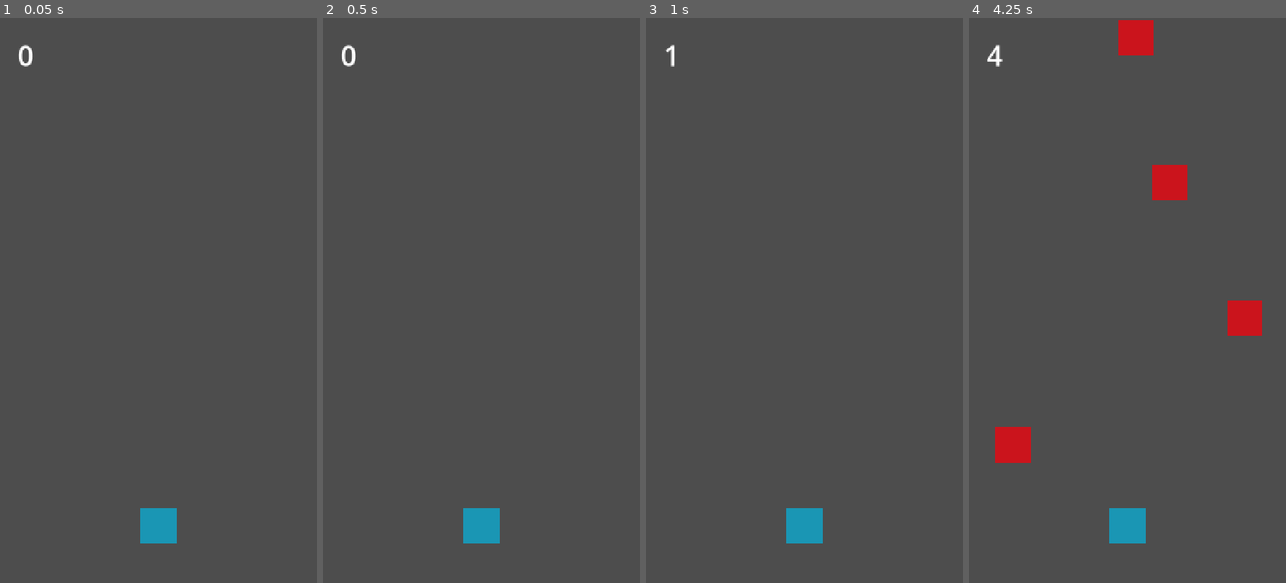
Above: before the commit, frames 1-4 (left to right).
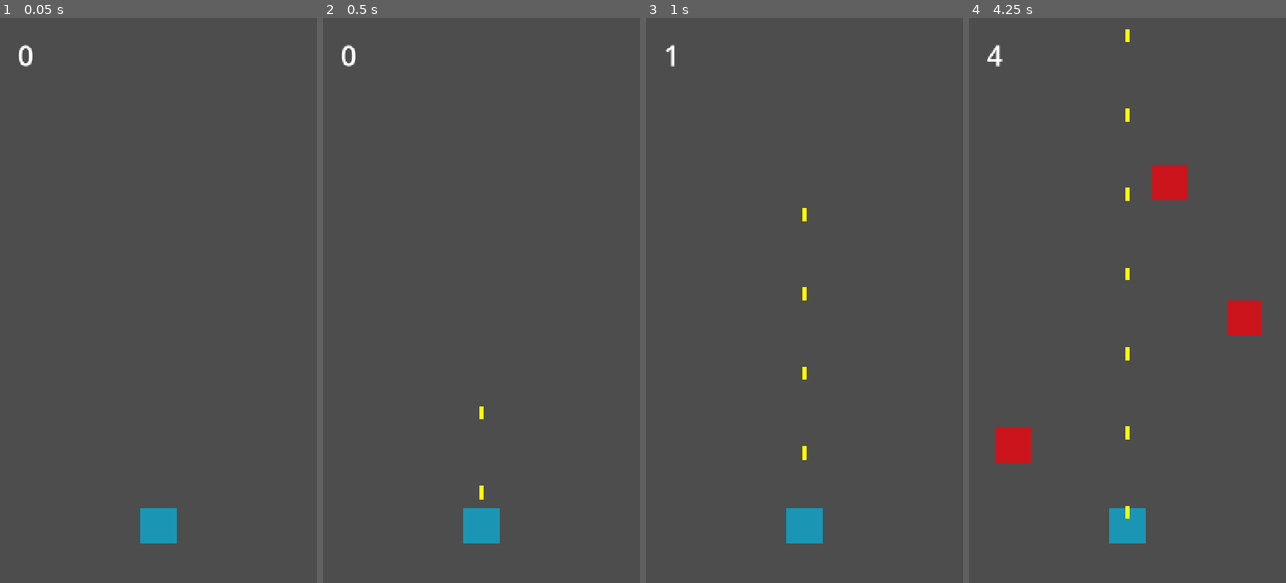
Above: after the commit, the same moments.

Repository: BeatriceBee12/Dodge-game
Game: Godot game, scene res://main.tscn
The game is run twice, just before and just after one commit, with the same random seed, the same clock (stepped at 60 frames per second) and the same inputs.
Inputs (mouse positions are in pixels of both pictures, inside the frame that each line leads up to):
- Up to frame 1 (0.05 s): no input
- Up to frame 2 (0.5 s): no input
- Up to frame 3 (1 s): tap Enter at 0.5 s; move the mouse to (874, 272) at 0.52 s
- Up to frame 4 (4.25 s): move the mouse to (1064, 328) at 1.27 s; move the mouse to (1159, 176) at 2.02 s; move the mouse to (1111, 413) at 2.77 s; move the mouse to (1222, 385) at 3.52 s

Frame 1 is identical in both runs. In frame 2, less than 0.1% of the frame differs, in the area x 49-51%, y 68-86%; in frame 3, 0.1%; in frame 4, 0.9%, in the area x 47-59%, y 0-89%.

Commit message:
Ship shoots and destroys asteroids

Diff:
--- a/block.gd
+++ b/block.gd
@@ -13,5 +13,9 @@
 
 
 func _on_area_entered(area: Area2D) -> void:
-	print("Game Over")# Replace with function body.
-	get_parent().game_over()
+	if area.name == "Player":
+		print("Game Over")
+		get_parent().game_over()
+	elif area.is_in_group("bullets"):
+		area.queue_free()
+		queue_free()
--- a/block.tscn
+++ b/block.tscn
@@ -5,7 +5,7 @@
 [sub_resource type="RectangleShape2D" id="RectangleShape2D_h2yge"]
 size = Vector2(80, 80)
 
-[node name="Player" type="Area2D" unique_id=345349848]
+[node name="Asteroid" type="Area2D" unique_id=345349848]
 script = ExtResource("1_im0tn")
 
 [node name="ColorRect" type="ColorRect" parent="." unique_id=1828042057]
--- /dev/null
+++ b/bullet.gd
@@ -0,0 +1,13 @@
+extends Area2D
+
+var speed = 900
+# Called when the node enters the scene tree for the first time.
+func _ready() -> void:
+		add_to_group("bullets")
+
+
+# Called every frame. 'delta' is the elapsed time since the previous frame.
+func _process(delta: float) -> void:
+	position.y = position.y - speed * delta
+	if position.y < -30:
+		queue_free()
--- /dev/null
+++ b/bullet.tscn
@@ -0,0 +1,19 @@
+[gd_scene format=3 uid="uid://dr1iy7cpyryeb"]
+
+[ext_resource type="Script" uid="uid://bc0gqgsp76rtk" path="res://bullet.gd" id="1_v7oki"]
+
+[sub_resource type="RectangleShape2D" id="RectangleShape2D_u4am4"]
+size = Vector2(10, 30)
+
+[node name="Bullet" type="Area2D" unique_id=135814991]
+script = ExtResource("1_v7oki")
+
+[node name="ColorRect" type="ColorRect" parent="." unique_id=1050050089]
+offset_left = -5.0
+offset_top = -15.0
+offset_right = 5.0
+offset_bottom = 15.0
+color = Color(1, 1, 0.023529412, 1)
+
+[node name="CollisionShape2D" type="CollisionShape2D" parent="." unique_id=893054662]
+shape = SubResource("RectangleShape2D_u4am4")
--- a/main.gd
+++ b/main.gd
@@ -1,6 +1,7 @@
 extends Node2D
 var score = 0.0
 const BLOCK = preload("res://block.tscn")
+const BULLET = preload("res://bullet.tscn")
 
 
 func _on_timer_timeout() -> void:
@@ -23,3 +24,9 @@
 func _on_button_pressed() -> void:
 	get_tree().paused = false
 	get_tree().reload_current_scene()
+
+
+func _on_shoot_timer_timeout() -> void:
+	var bullet = BULLET.instantiate()
+	bullet.position = $Player.position
+	add_child(bullet)
--- a/main.tscn
+++ b/main.tscn
@@ -23,6 +23,10 @@
 
 [node name="CollisionShape2D" type="CollisionShape2D" parent="Player" unique_id=1163831148]
 shape = SubResource("RectangleShape2D_u4am4")
+
+[node name="ShootTimer" type="Timer" parent="Player" unique_id=1555390857]
+wait_time = 0.2
+autostart = true
 
 [node name="Timer" parent="." unique_id=1687497452 instance=ExtResource("3_1bvp3")]
 
@@ -59,5 +63,6 @@
 theme_override_font_sizes/font_size = 64
 text = "Play Again !"
 
+[connection signal="timeout" from="Player/ShootTimer" to="." method="_on_shoot_timer_timeout"]
 [connection signal="timeout" from="Timer" to="." method="_on_timer_timeout"]
 [connection signal="pressed" from="GameOver/Button" to="." method="_on_button_pressed"]
--- a/player.gd
+++ b/player.gd
@@ -1,4 +1,5 @@
 extends Area2D
+
 
 
 # Called when the node enters the scene tree for the first time.
Not shown, added: bullet.gd.uid
